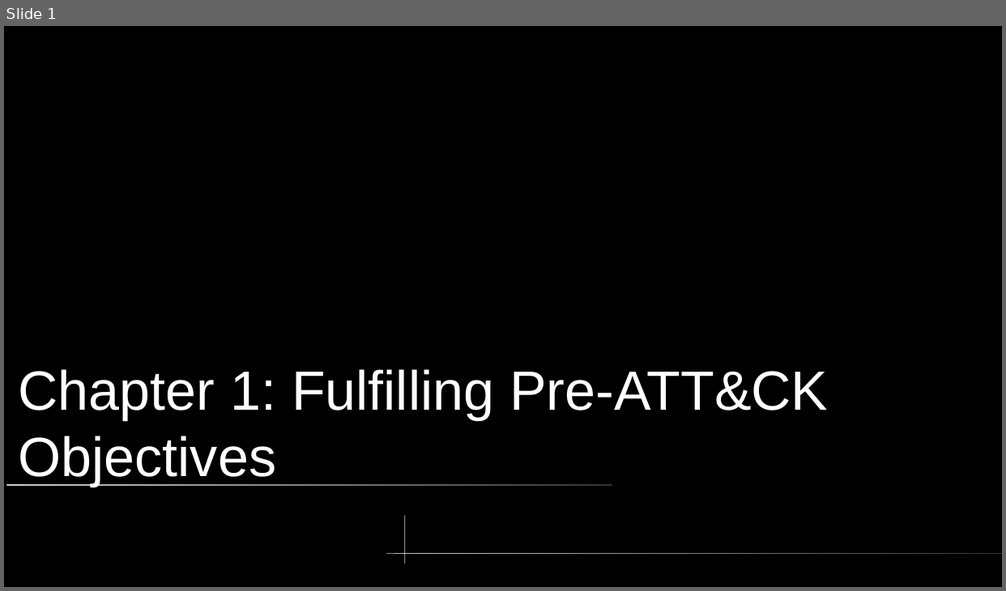
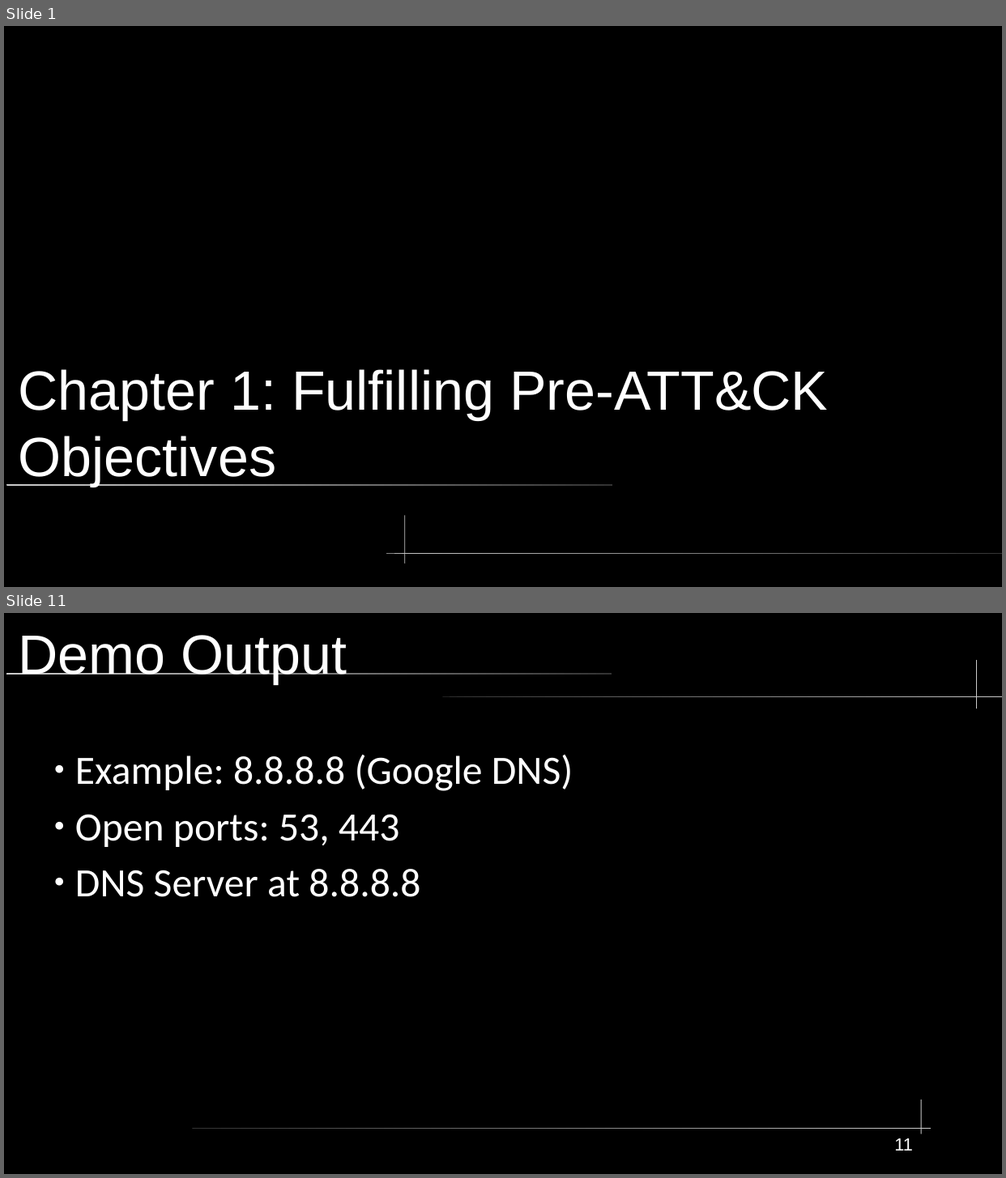
Before and after one commit to xXxSpicyBoiiixXx/COMPSFI-212, a slide deck: Cyber-Chapters/Chapter 1/Chapter1.odp. Shown one above the other, each under a label of ours: slide 1 before the commit, slides 1 and 11 after it; the slides between them are not shown. The pictures are 1006x591 and 1006x1178 pixels, drawn with LibreOffice and Linux fonts; fonts in the diff are those of the drawing. Boxes give left, top, right and bottom in pixels: in the first picture for what was removed or moved away, otherwise in the second. Text is boxed around its words. In the diff, an @@ line names an element or a change of style, - is before the commit and + after.

```diff
--- a/Cyber-Chapters/Chapter 1/Chapter1.odp
+++ b/Cyber-Chapters/Chapter 1/Chapter1.odp
@@ slide 11 added at bbox=[4, 613, 1002, 1174], background #000000 @@
@@ title added at bbox=[19, 635, 347, 684], 44 pt, text #FFFFFF @@
+Demo Output
@@ freeform shape added at bbox=[977, 660, 978, 709], fill #CCCCCC @@
@@ rounded rectangle added at bbox=[6, 673, 612, 675], fill gradient #CCCCCC to #333333 @@
@@ rounded rectangle added at bbox=[443, 696, 1002, 697], fill gradient #333333 to #CCCCCC @@
@@ text added at bbox=[75, 755, 573, 897], 32 pt, text #FFFFFF @@
+● Example: 8.8.8.8 (Google DNS)
+● Open ports: 53, 443
+● DNS Server at 8.8.8.8
@@ freeform shape added at bbox=[922, 1100, 923, 1135], fill #CCCCCC @@
@@ rounded rectangle added at bbox=[193, 1128, 931, 1129], fill gradient #333333 to #CCCCCC @@
@@ page number added at bbox=[894, 1139, 913, 1151], 14 pt, text #FFFFFF @@
+11
```
Also in this commit, not shown: 1 slide changed, 18 other slides added, 1 slide removed, 3 other files.
